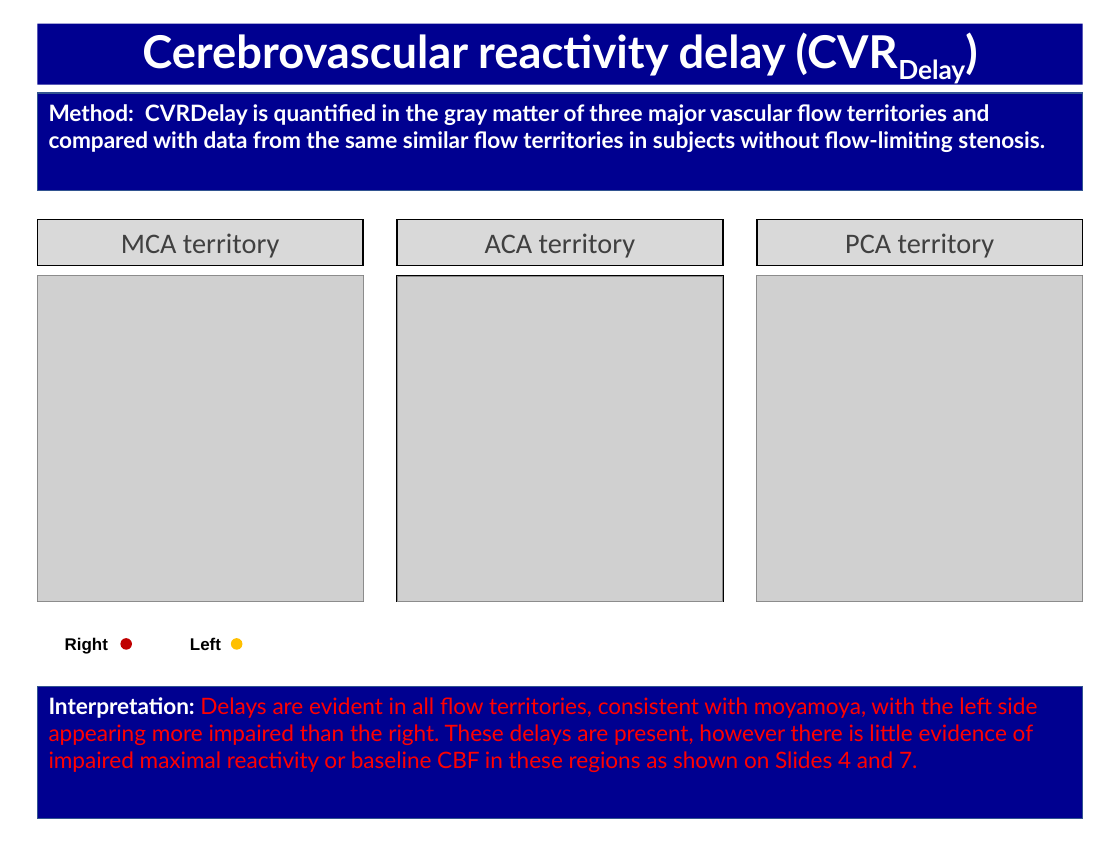
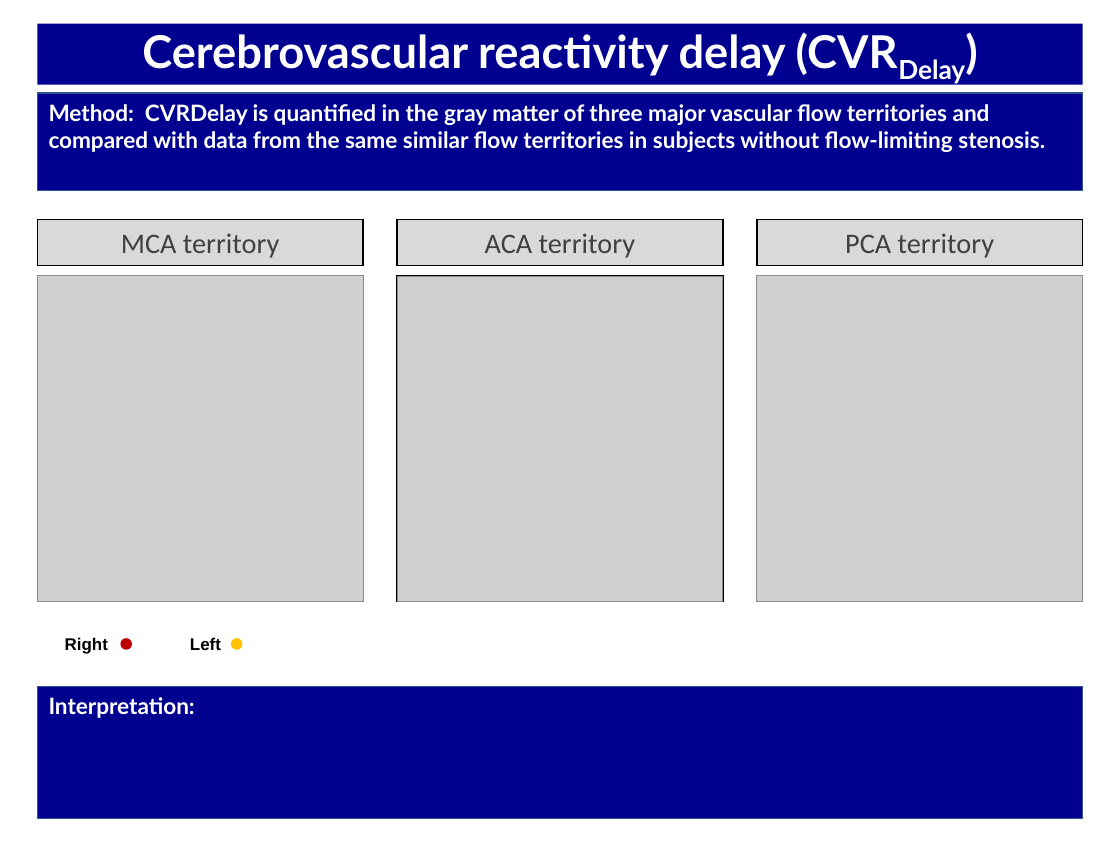
Before and after one commit to rsjones94/scan-reporting, a slide deck: slide 9 of bin/TEMPLATE_BOLD_PLACEHOLDERS.pptx. Drawn at 1120x865 pixels with LibreOffice and Linux fonts; fonts in the diff are those of the drawing; grey boxes stand for pictures. Boxes give left, top, right and bottom in pixels: in the first picture for what was removed or moved away, otherwise in the second. Text is boxed around its words. In the diff, an @@ line names an element or a change of style, - is before the commit and + after.

```diff
--- a/bin/TEMPLATE_BOLD_PLACEHOLDERS.pptx
+++ b/bin/TEMPLATE_BOLD_PLACEHOLDERS.pptx
@@ text in rectangle at [49, 697, 195, 718]: text changed; text colour #FF0000 to #FFFFFF; bold on @@
-Interpretation: Delays are evident in all flow territories, consistent with moyamoya, with the left side appearing more impaired than the right. These delays are present, however there is little evidence of impaired maximal reactivity or baseline CBF in these regions as shown on Slides 4 and 7.
+Interpretation:
```
Also in this commit, not shown: 7 other slides changed, 2 other files.
